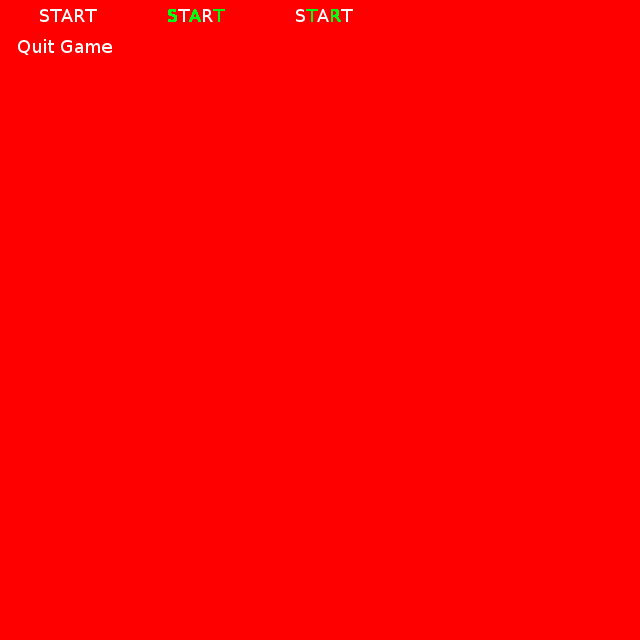
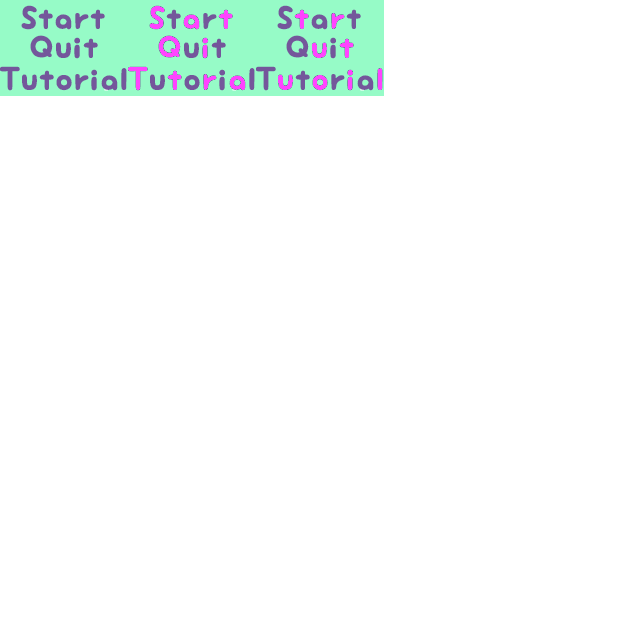
Comparing the layer stacks of the two (640, 640) images. Changes:
renamed "start active frame 2" to "start active 2", painted on it over (256, 0, 384, 32)
renamed "start active frame 1" to "start active 1", painted on it over (128, 0, 256, 32)
painted on "start idle" over (0, 0, 128, 32)
added layer "quit active 2" above "quit active 1" over (256, 32, 384, 64)
added layer "quit active 1" above "quit game idle" over (128, 32, 256, 64)
painted on "quit game idle" over (0, 32, 128, 64)
added layer "tutorial active 2" above "tutorial active 1" over (256, 64, 384, 96)
added layer "tutorial active 1" above "tutorial idle" over (128, 64, 256, 96)
added layer "tutorial idle" above "Background" over (0, 64, 128, 96)
hid "Background" over (0, 0, 640, 640)
